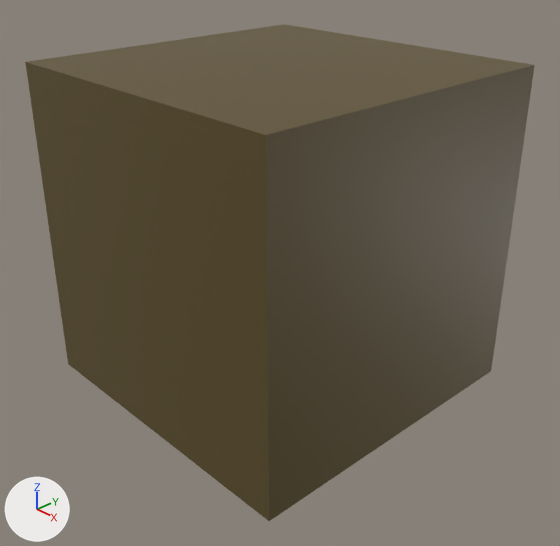
Two versions of the Blender file assets/models/tingo/Blender/Neck.blend, one commit apart.
Rendered twice from a 50 mm camera at (0.801, -0.75, 0.464) aimed at (0.023, -0.018, -0.06). The lights are fixed; the arrows at lower left show +X, +Y and +Z. The picture after the commit comes second.

Before the edit, the objects in view are built like this:
```python
me_cube = bpy.data.meshes.new('Cube')
me_cube.from_pydata(...)  # a box spanning x -1.0..1.0, y -1.0..1.0, z -1.0..1.0
me_cube.materials.append(mat_material)  # brown #5e4f28
ob_cube = bpy.data.objects.new('Cube', me_cube)
ob_cube.location = (0.0, 0.0, 0.0)
ob_cube.scale = (0.25, 0.25, 0.25)
```
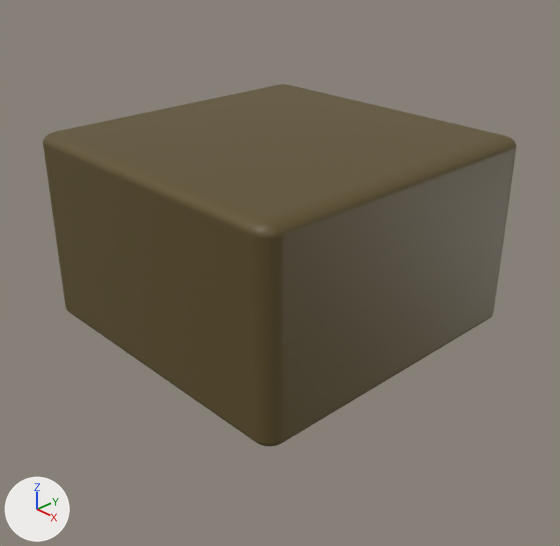
Location of each change, [x1, y1, x2, y2] in pixels of the pictures (560 x 546 px):
'Cube', rescaled, modifiers changed (7% narrower, 27% shorter): before [25, 24, 535, 521]; after [43, 84, 516, 446]

Edits to the bpy script that builds the scene:
```text
Change ob_cube:
    ob_cube.scale: (0.25, 0.25, 0.25) -> (0.25, 0.25, 0.15)
    add _m = ob_cube.modifiers.new('Bevel', 'BEVEL')
    add _m.segments = 53
```
